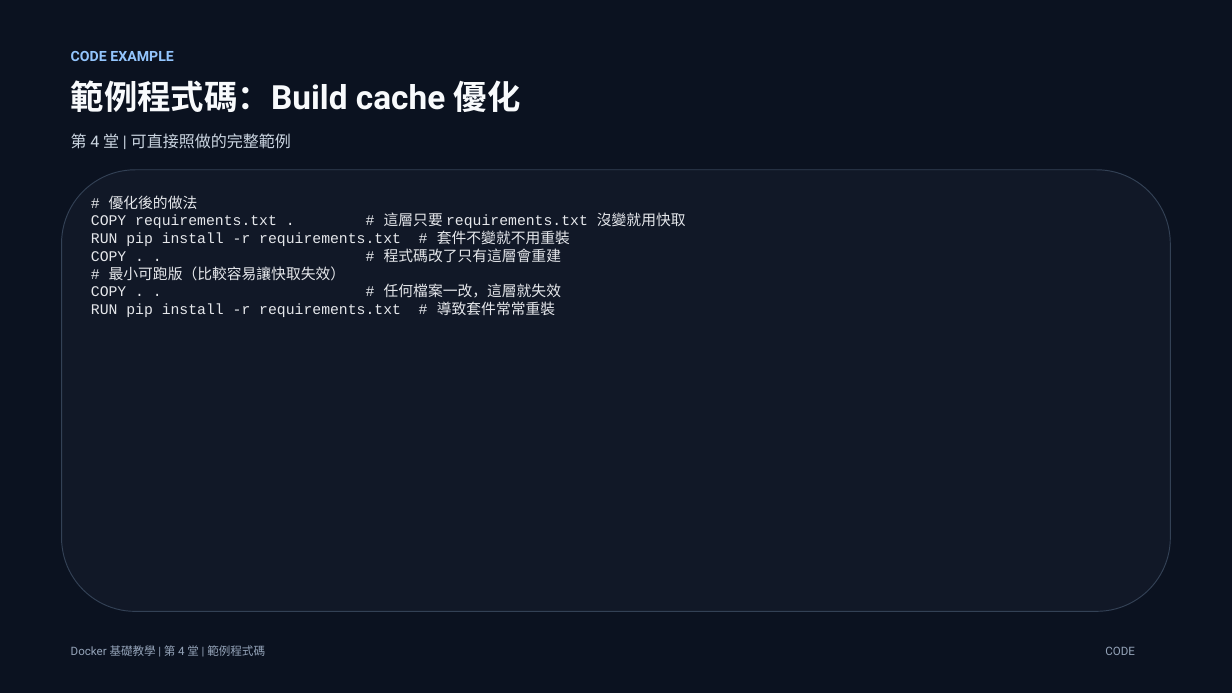
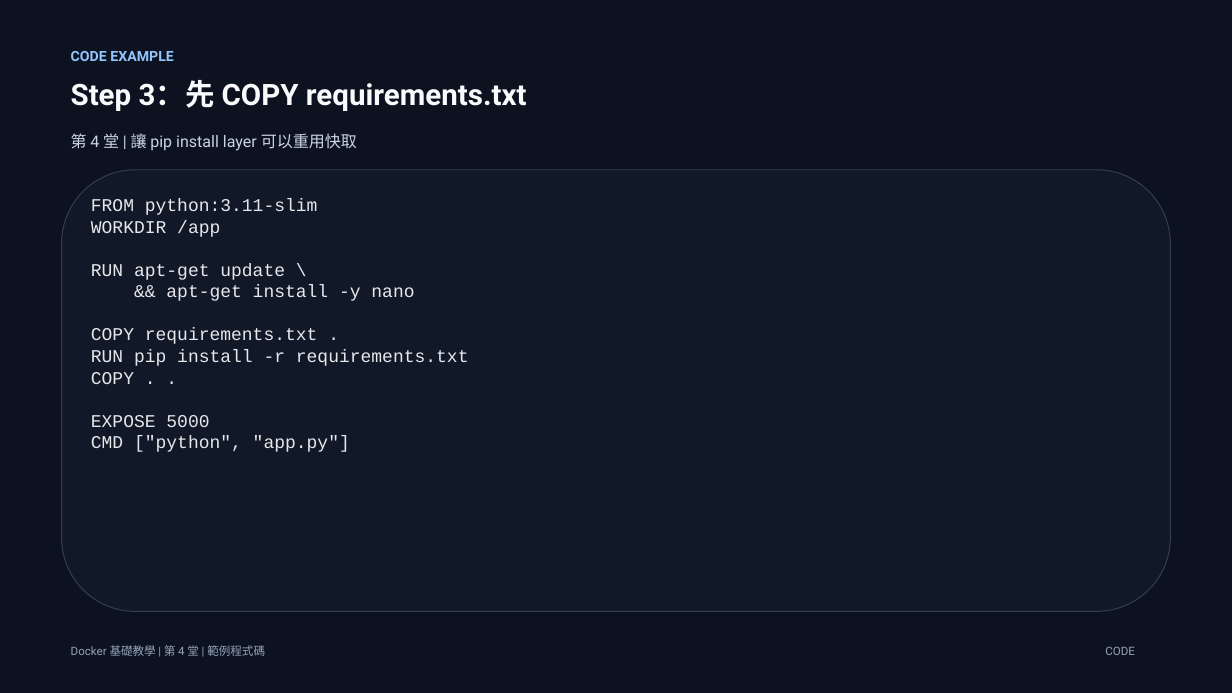
Before and after one commit to lalalalaluk/docker-practice, a slide deck: slide 12 of slides/docker-session4-custom-image-dockerhub.pptx. Drawn at 1232x693 pixels with LibreOffice and Linux fonts; fonts in the diff are those of the drawing. Boxes give left, top, right and bottom in pixels: in the first picture for what was removed or moved away, otherwise in the second. Text is boxed around its words. In the diff, an @@ line names an element or a change of style, - is before the commit and + after.

```diff
--- a/slides/docker-session4-custom-image-dockerhub.pptx
+++ b/slides/docker-session4-custom-image-dockerhub.pptx
@@ background #0B1220 to #0C1220 @@
@@ text at (71, 80, 527, 111): text changed; size 26 to 23 pt @@
-範例程式碼：Build cache 優化
+Step 3：先 COPY requirements.txt
@@ text at (71, 133, 357, 151): text changed @@
-第 4 堂 | 可直接照做的完整範例
+第 4 堂 | 讓 pip install layer 可以重用快取
@@ text at (91, 198, 469, 452): text changed; size 11.5 to 14 pt @@
-# 優化後的做法
-COPY requirements.txt . # 這層只要 requirements.txt 沒變就用快取
-RUN pip install -r requirements.txt # 套件不變就不用重裝
-COPY . . # 程式碼改了只有這層會重建
-# 最小可跑版（比較容易讓快取失效）
-COPY . . # 任何檔案一改，這層就失效
-RUN pip install -r requirements.txt # 導致套件常常重裝
+FROM python:3.11-slim
+WORKDIR /app
+RUN apt-get update \
+&& apt-get install -y nano
+COPY requirements.txt .
+RUN pip install -r requirements.txt
+COPY . .
+EXPOSE 5000
+CMD ["python", "app.py"]
```
Also in this commit, not shown: 14 other slides changed, 3 slides added, 31 slides removed, 2 other files.
